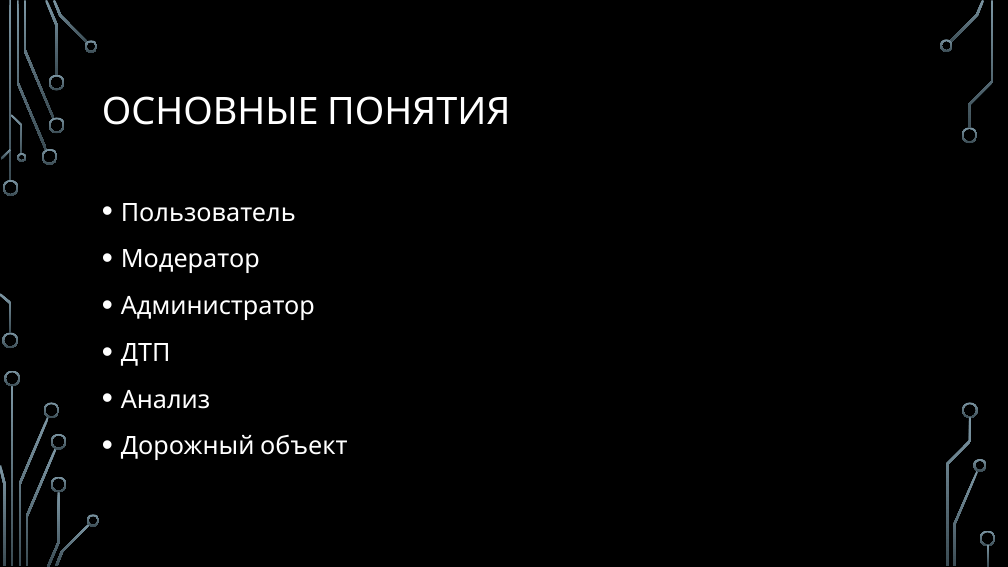
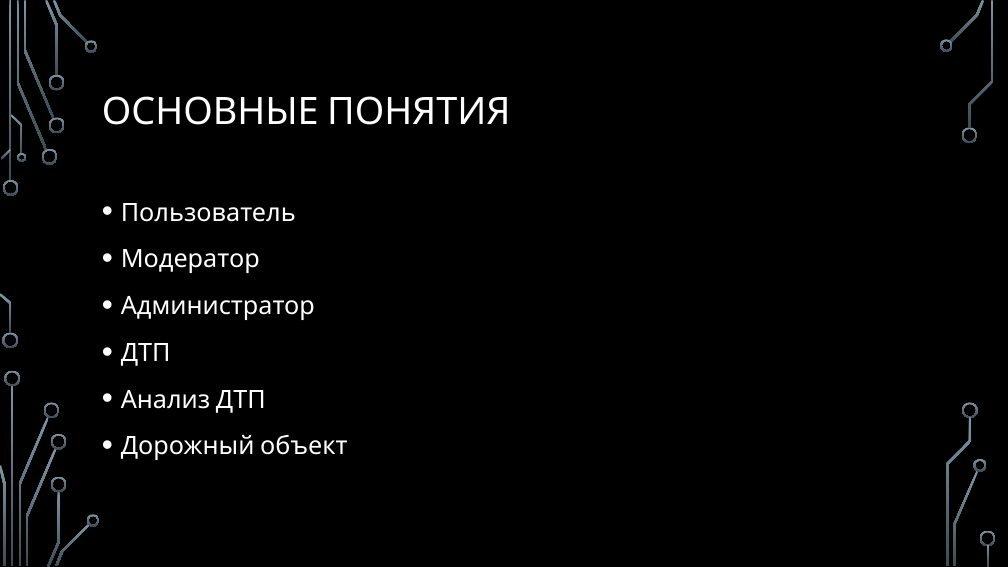
Before and after one commit to amphyzale/Distributed-Software-Systems, a slide deck: slide 5 of Course-Project/Car Crash Today End.pptx. Drawn at 1008x567 pixels with LibreOffice and Linux fonts; fonts in the diff are those of the drawing; background and template pictures are left out. Boxes give left, top, right and bottom in pixels: in the first picture for what was removed or moved away, otherwise in the second. Text is boxed around its words. In the diff, an @@ line names an element or a change of style, - is before the commit and + after.

```diff
--- a/Course-Project/Car Crash Today End.pptx
+++ b/Course-Project/Car Crash Today End.pptx
@@ text at box(121, 390, 266, 413): text changed @@
-• Анализ
+• Анализ ДТП
```
Also in this commit, not shown: 6 other slides changed, 1 slide added, 1 other file.
